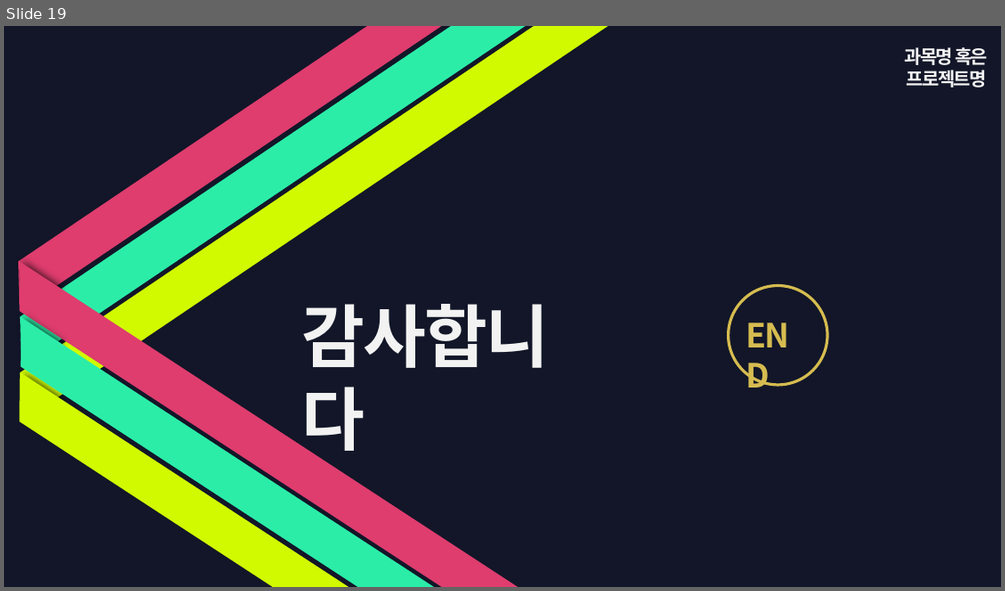
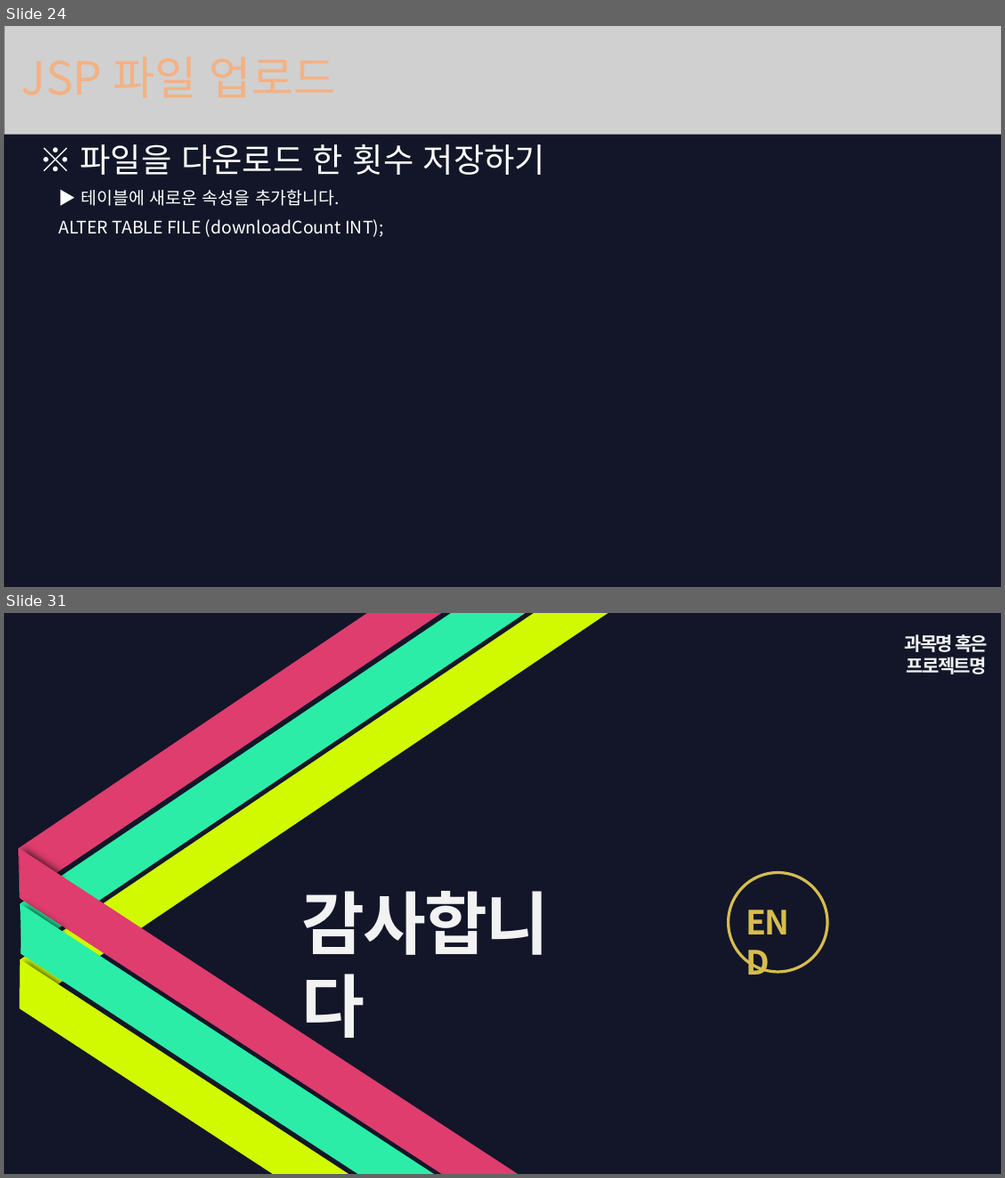
Before and after one commit to psun2/Java, a slide deck: Java-study/107. File Upload (feat) 동빈나/JSP파일업로드.pptx. Shown one above the other, each under a label of ours: slide 19 before the commit, slides 24 and 31 after it; the slides between them are not shown. The pictures are 1005x591 and 1005x1178 pixels, drawn with LibreOffice and Linux fonts; fonts in the diff are those of the drawing; grey boxes stand for pictures; background and template pictures are left out. Boxes give left, top, right and bottom in pixels: in the first picture for what was removed or moved away, otherwise in the second. Text is boxed around its words. In the diff, an @@ line names an element or a change of style, - is before the commit and + after.

```diff
--- a/Java-study/107. File Upload (feat) 동빈나/JSP파일업로드.pptx
+++ b/Java-study/107. File Upload (feat) 동빈나/JSP파일업로드.pptx
@@ slide 24 added at bbox=[4, 26, 1001, 587], background #121628 @@
@@ picture added at bbox=[4, 26, 1001, 135] @@
@@ text added at bbox=[81, 144, 545, 175], 32 pt, text #FFFFFF @@
+※ 파일을 다운로드 한 횟수 저장하기
@@ text added at bbox=[59, 190, 383, 237], 16.6 pt, text #FFFFFF @@
+▶ 테이블에 새로운 속성을 추가합니다.
+ALTER TABLE FILE (downloadCount INT);
@@ what was slide 19 is now slide 31 @@
```
Also in this commit, not shown: 11 other slides added, 27 other files.
